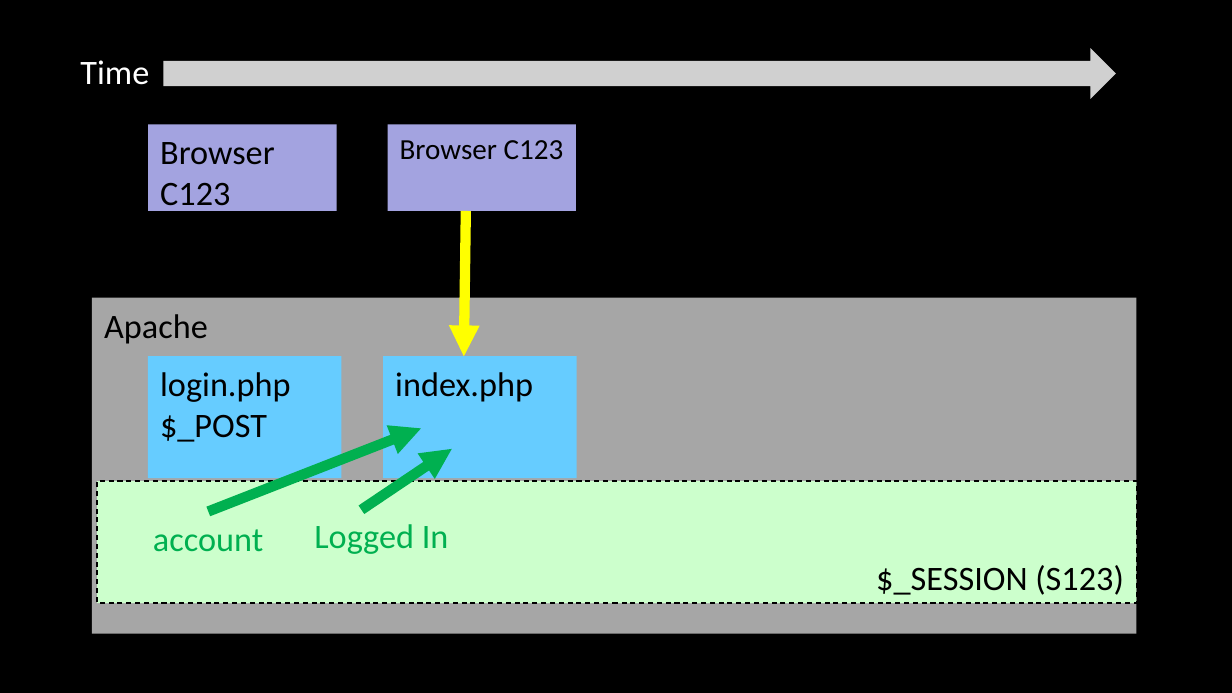
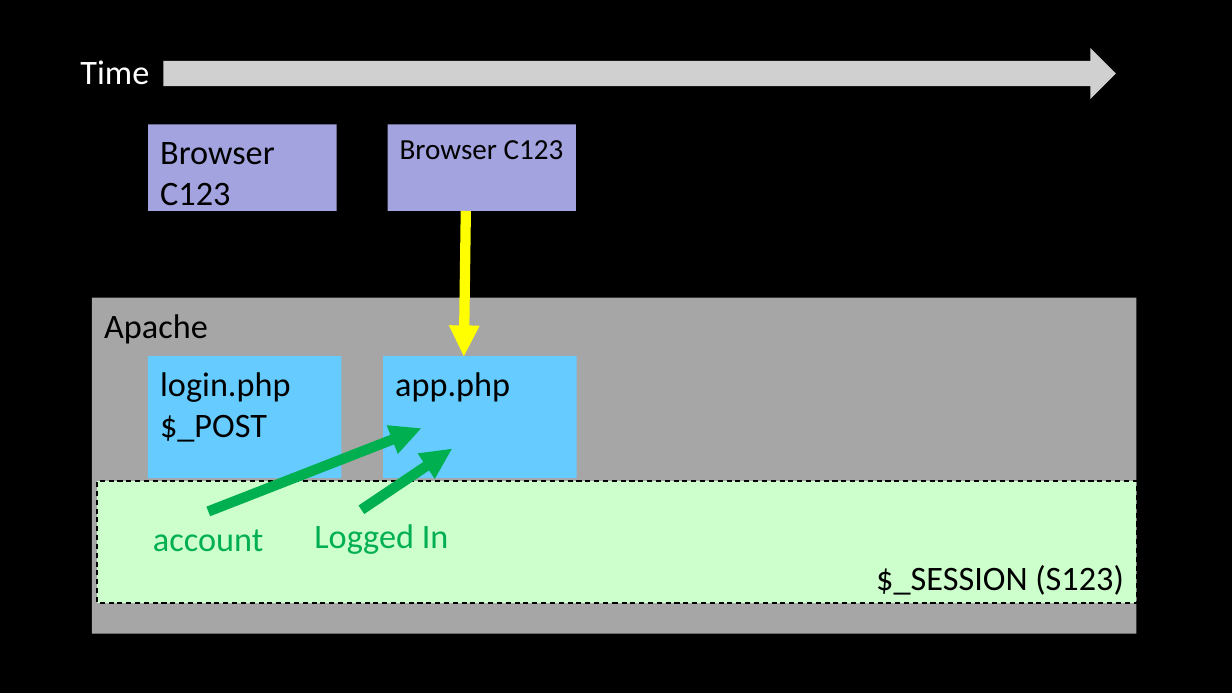
Before and after one commit to csev/wa4e, a slide deck: slide 36 of lectures/PHP-08-POST-Redirect-Authn.ppt. Drawn at 1232x693 pixels with LibreOffice and Linux fonts; fonts in the diff are those of the drawing; grey boxes stand for pictures. Boxes give left, top, right and bottom in pixels: in the first picture for what was removed or moved away, otherwise in the second. Text is boxed around its words. In the diff, an @@ line names an element or a change of style, - is before the commit and + after.

```diff
--- a/lectures/PHP-08-POST-Redirect-Authn.ppt
+++ b/lectures/PHP-08-POST-Redirect-Authn.ppt
@@ text in rectangle at (395,372,510,402): text changed @@
-index.php
+app.php
```
Also in this commit, not shown: 16 other slides changed, 1 slide added, 1 slide removed.
